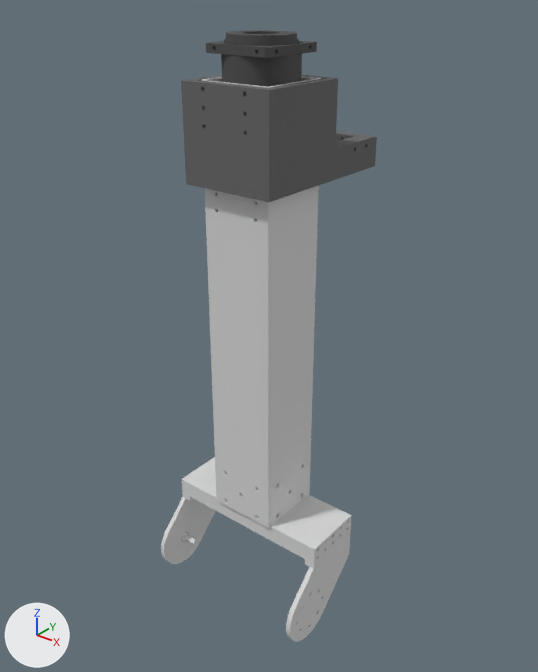
An edit to the COLLADA model manipulator_description/meshes/JeRoTIMON/id_4.dae, drawn before and after from the same camera.
Before and after are seen from a 50 mm camera at (0.334, -0.38, 0.475) aimed at (-0.006, 0.046, 0.211). Lighting does not change. The marker at lower left points along +X, +Y and +Z. Where no turn or scale is listed for an object, it has been applied to the vertices.

In view in the first picture: 'Elo3', 'Fixador_junta2', 'Frame_junta_lat_parafuso', 'Frame_junta_lat_rolamento', 'H54-200-S500-R', 'Part 1', 'Suporte_cam'.
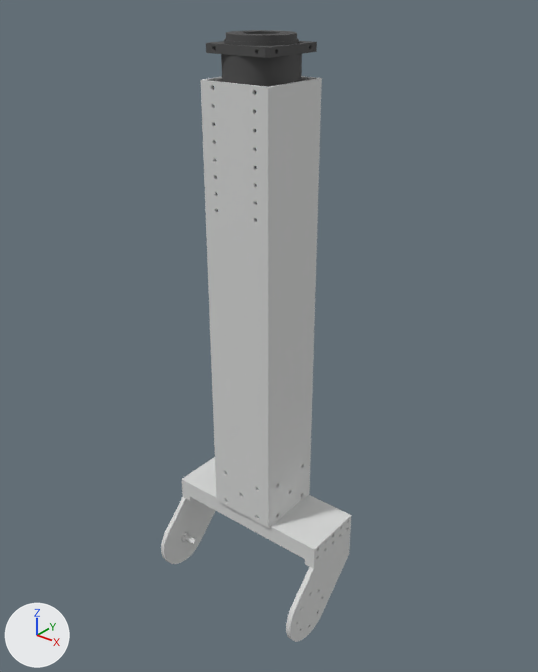
Changed parts and their boxes [x1, y1, x2, y2] in the pictures (538 x 672 px):
'Suporte_cam', deleted: before [181, 75, 377, 202]

What the commit changed:
Material 'ID11' (mat_id11) changes colour from dark grey #666666 to dark grey #4d4d4d; in linear values from (0.133, 0.133, 0.133) to (0.0742, 0.0742, 0.0742).
Material 'ID20' (mat_id20) changes colour from dark grey #4d4d4d to light grey #d7d8d7; in linear values from (0.0742, 0.0742, 0.0742) to (0.68, 0.687, 0.68).
me_h54_200_s500_r has 8351 vertices, 16730 faces and spans x -0.027..0.027, y -0.027..0.027, z -0.09..0.036.
me_h54_200_s500_r no longer uses material mat_id20 (dark grey #4d4d4d).
me_h54_200_s500_r now uses material mat_id11 (dark grey #4d4d4d).
me_elo3 has 5379 vertices, 10978 faces and spans x -0.029..0.029, y -0.029..0.029, z 0.001..0.35.
me_elo3 no longer uses material mat_id29 (light grey #d7d8d7).
me_elo3 now uses material mat_id20 (light grey #d7d8d7).
me_fixador_junta2 has 2514 vertices, 5156 faces and spans x -0.027..0.027, y -0.027..0.027, z 0.0..0.04.
me_fixador_junta2 no longer uses material mat_id29 (light grey #d7d8d7).
me_fixador_junta2 now uses material mat_id20 (light grey #d7d8d7).
me_frame_junta_lat_rolamento has 963 vertices, 1962 faces and spans x 0.0..0.0171, y -0.1125..-0.0275, z -0.0894..0.0.
me_frame_junta_lat_rolamento no longer uses material mat_id29 (light grey #d7d8d7).
me_frame_junta_lat_rolamento now uses material mat_id20 (light grey #d7d8d7).
me_frame_junta_lat_parafuso has 1395 vertices, 2858 faces and spans x -0.005..0.0041, y -0.1125..-0.0275, z -0.0894..0.0.
me_frame_junta_lat_parafuso no longer uses material mat_id29 (light grey #d7d8d7).
me_frame_junta_lat_parafuso now uses material mat_id20 (light grey #d7d8d7).
me_part_1 has 16 vertices, 28 faces and spans x -0.07..0.07, y -0.027..0.027, z -0.0075..0.0075.
me_part_1 no longer uses material mat_id29 (light grey #d7d8d7).
me_part_1 now uses material mat_id20 (light grey #d7d8d7).
Object 'Suporte_cam' (ob_suporte_cam) is deleted.
